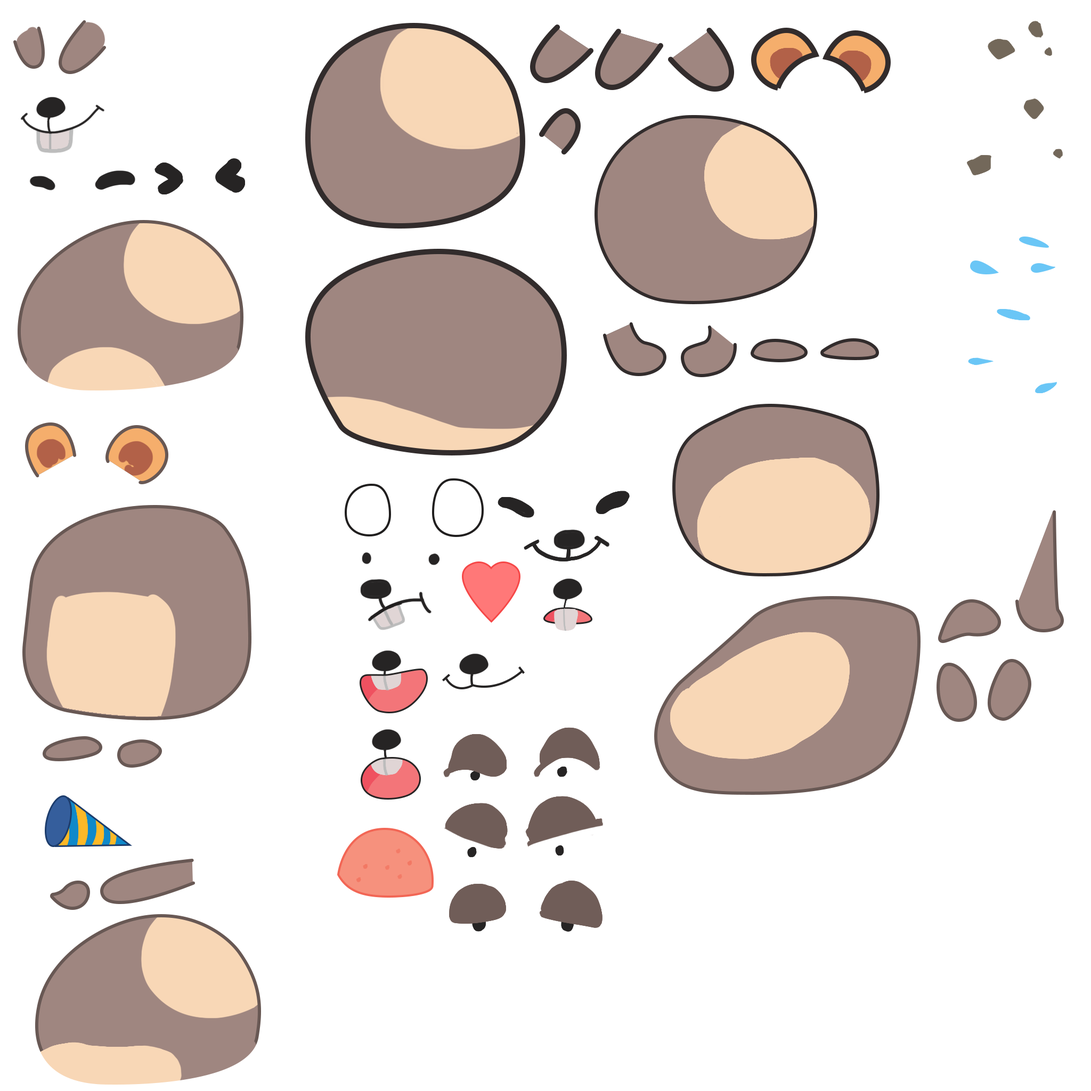
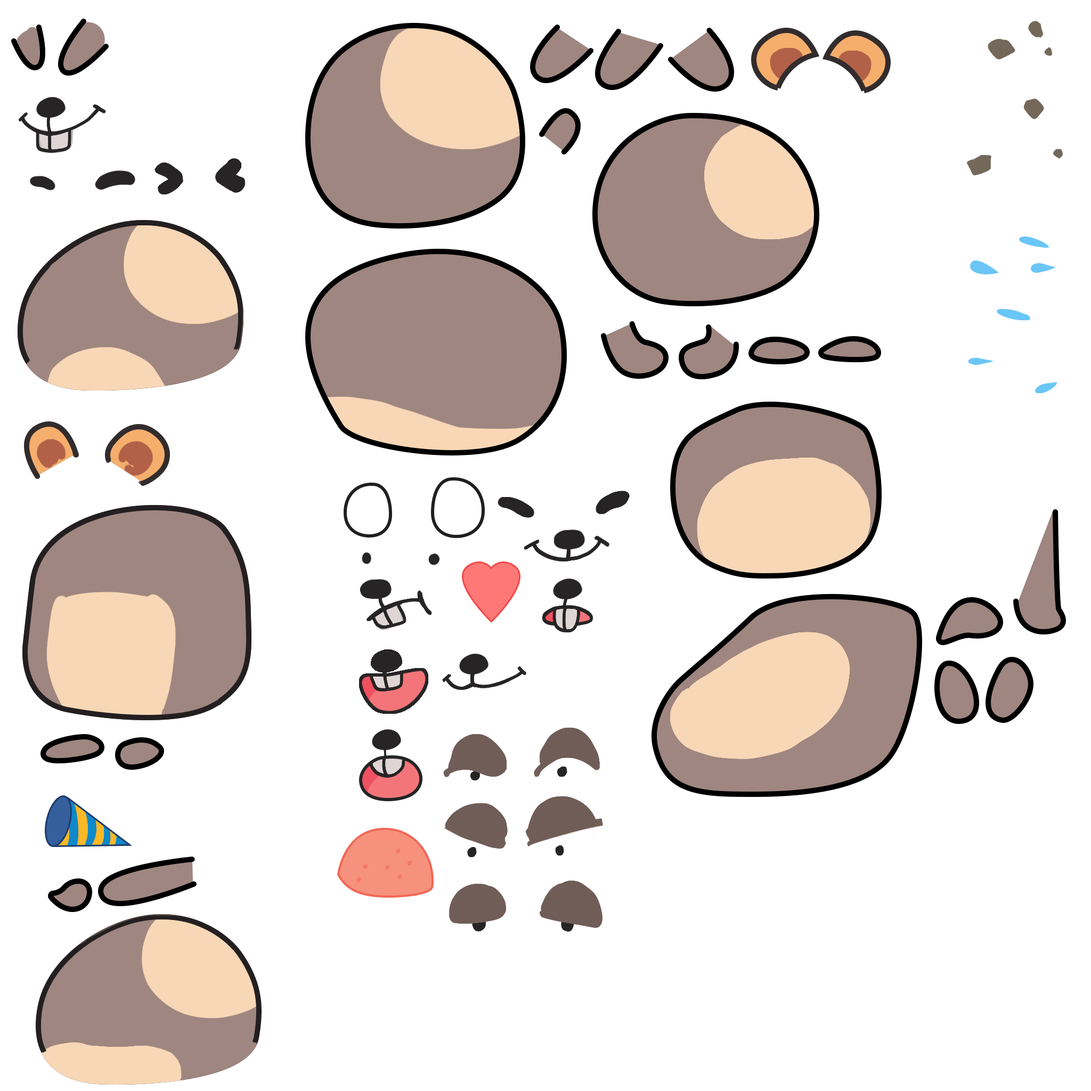
Revision of a layered 1091 x 1091 image; what changed, layer by layer:
painted on "Shape 35" over [1013, 509, 1067, 635]
painted on "Shape 34" over [936, 597, 1004, 646]
painted on "Shape 33" over [985, 657, 1034, 724]
painted on "Shape 31" over [651, 594, 923, 798]
painted on "Shape 28" over [98, 856, 197, 907]
painted on "Shape 25" over [592, 112, 820, 307]
painted on "Shape 24" over [678, 324, 740, 380]
painted on "Shape 23" over [601, 321, 669, 379]
painted on "Shape 20" over [670, 401, 883, 579]
added layer "Layer 12 copy" in group "Group 1" over [359, 649, 429, 715]
painted on "Layer 2 copy" over [34, 914, 262, 1086]
added layer "Layer 2 copy 4" in group "hamster copy" over [35, 914, 262, 1086]
added layer "Layer 2 copy 3" in group "hamster copy" over [22, 225, 244, 391]
added layer "Layer 2 copy 2" in group "hamster copy" over [17, 220, 244, 391]
added layer "Shape 39" in group "hamster copy" over [104, 424, 171, 487]
added layer "Shape 38" in group "hamster copy" over [23, 421, 79, 480]
added layer "Layer 3 copy" in group "hamster copy" over [22, 505, 252, 721]
painted on "mieng" over [359, 581, 433, 622]
painted on "mat trai" over [431, 477, 485, 539]
painted on "dau" (1st of 2, in "hamster left") over [305, 22, 526, 229]
painted on "chan sau trai" over [668, 27, 735, 92]
painted on "chan truoc trai" over [595, 28, 664, 91]
painted on "body" (1st of 2, in "hamster left") over [305, 248, 568, 456]
painted on "chan truoc phai" over [530, 24, 594, 84]
…and 20 more changes (9 added, 11 painted)
